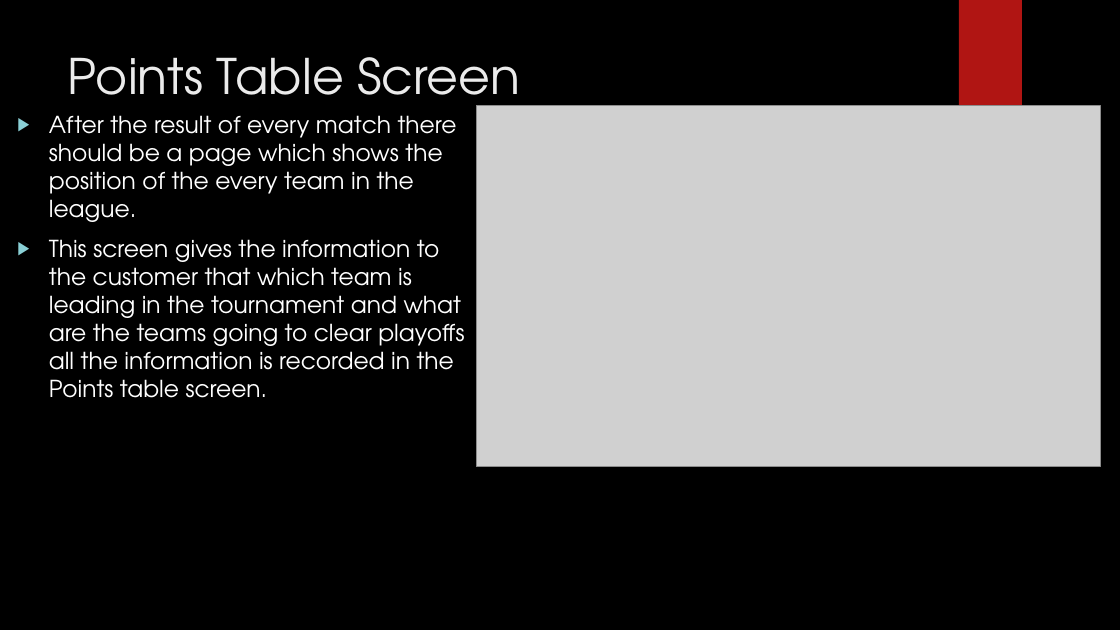
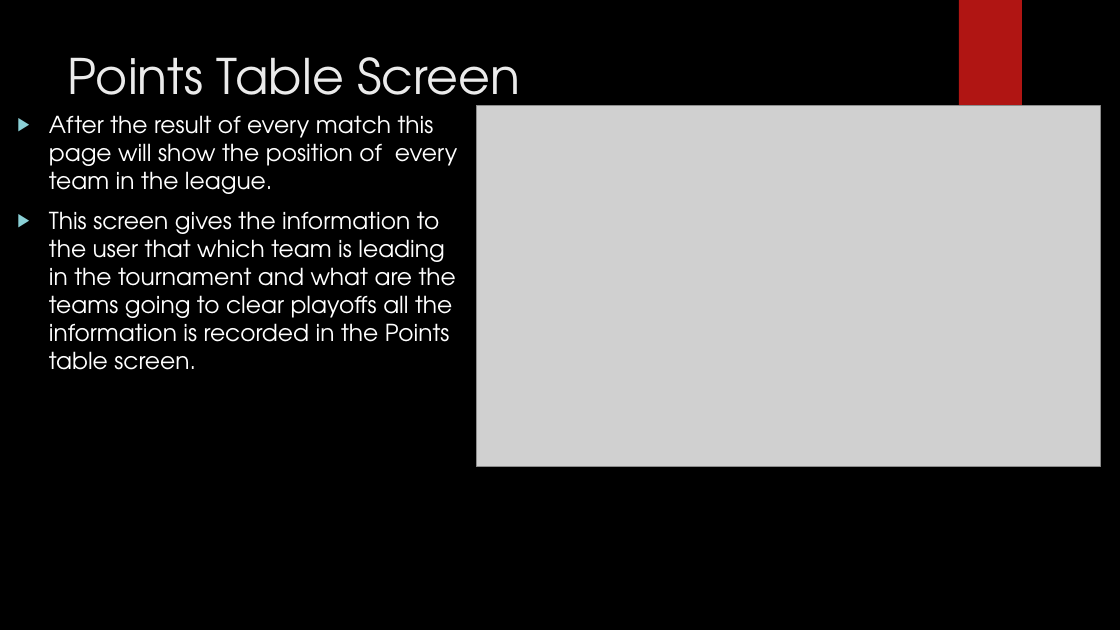
Before and after one commit to harshithreddypeddolla/Assignment-Cricketleague, a slide deck: slide 6 of Cricket League and Teams.pptx. Drawn at 1120x630 pixels with LibreOffice and Linux fonts; fonts in the diff are those of the drawing; grey boxes stand for pictures; background and template pictures are left out. Boxes give left, top, right and bottom in pixels: in the first picture for what was removed or moved away, otherwise in the second. Text is boxed around its words. In the diff, an @@ line names an element or a change of style, - is before the commit and + after.

Commit message:
updated ppt with new slides

```diff
--- a/Cricket League and Teams.pptx
+++ b/Cricket League and Teams.pptx
@@ text at box(49, 115, 457, 370): text changed @@
-▶ After the result of every match there should be a page which shows the position of the every team in the league.
-▶ This screen gives the information to the customer that which team is leading in the tournament and what are the teams going to clear playoffs all the information is recorded in the Points table screen.
+▶ After the result of every match this page will show the position of every team in the league.
+▶ This screen gives the information to the user that which team is leading in the tournament and what are the teams going to clear playoffs all the information is recorded in the Points table screen.
```
Also in this commit, not shown: 4 other slides changed, 3 slides added.
